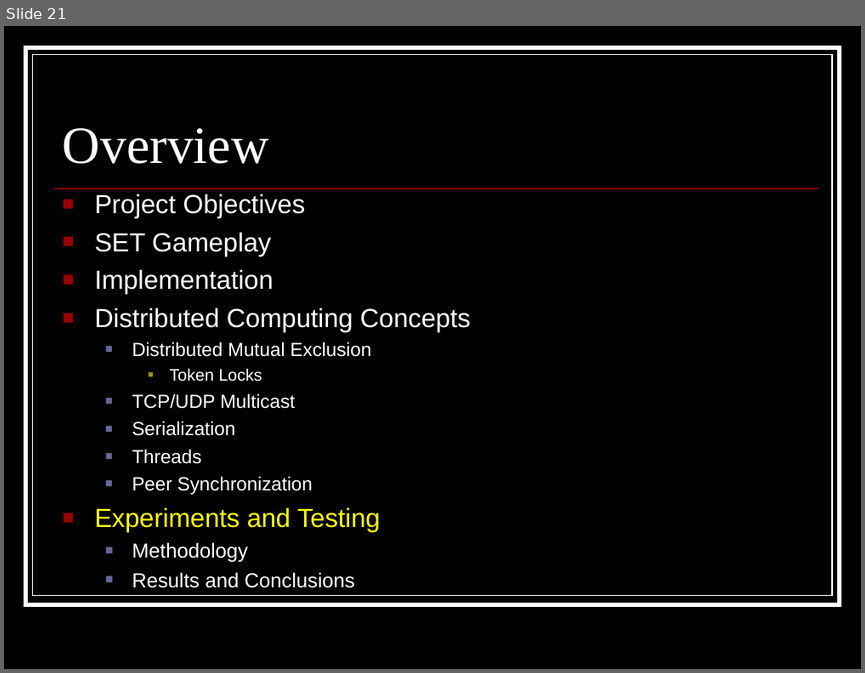
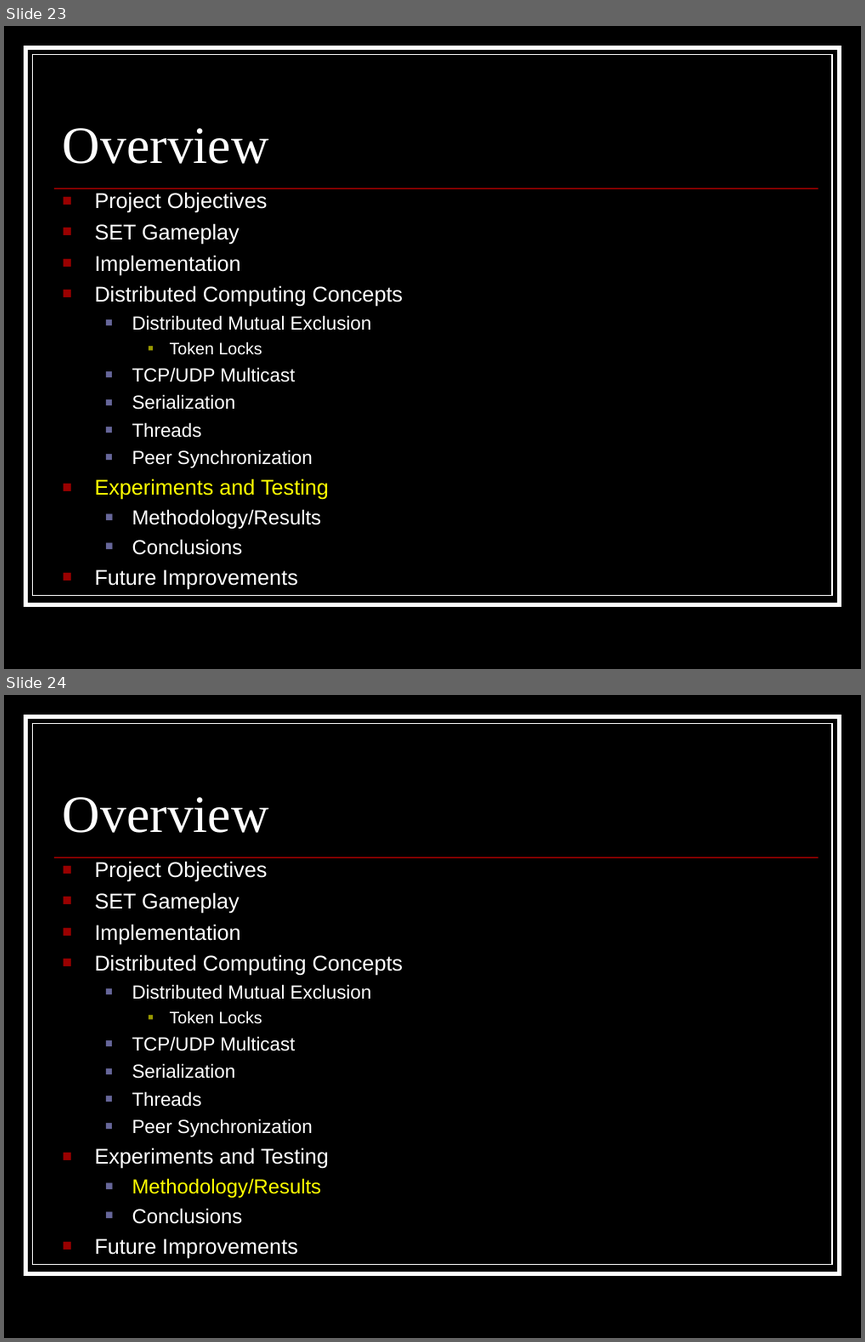
Before and after one commit to appleguru/p2pset, a slide deck: Other Documents/Final Presentation.ppt. Shown one above the other, each under a label of ours: slide 21 before the commit, slides 23 and 24 after it. The pictures are 865x673 and 865x1342 pixels, drawn with LibreOffice and Linux fonts; fonts in the diff are those of the drawing. Boxes give left, top, right and bottom in pixels: in the first picture for what was removed or moved away, otherwise in the second. Text is boxed around its words. In the diff, an @@ line names an element or a change of style, - is before the commit and + after.

```diff
--- a/Other Documents/Final Presentation.ppt
+++ b/Other Documents/Final Presentation.ppt
@@ slide 24 added at (4,695,861,1338), background #000000; not listed: 3 template elements that a slide beside it also shows @@
@@ title added at (63,797,269,833), 44 pt, text #FFFFFF @@
+Overview
@@ text added at (95,861,403,1259), 18 pt, text #FFFFFF @@
+■ Project Objectives
+■ SET Gameplay
+■ Implementation
+■ Distributed Computing Concepts
+  ■ Distributed Mutual Exclusion
+    ■ Token Locks
+  ■ TCP/UDP Multicast
+  ■ Serialization
+  ■ Threads
+  ■ Peer Synchronization
+■ Experiments and Testing
+  ■ Methodology/Results
+  ■ Conclusions
+■ Future Improvements
@@ what was slide 21 is now slide 23 @@
@@ slide 23 changed as well @@
@@ text at (95,192,403,499): size 22 to 18 pt in "Project Objectives", "SET Gameplay", "Implementation", "Distributed Computing Concepts" and 1 more places; less space between paragraphs @@
@@ text at (95,509,321,590): text changed @@
-  ■ Methodology
-  ■ Results and Conclusions
+  ■ Methodology/Results
+  ■ Conclusions
+■ Future Improvements
```
Also in this commit, not shown: 16 other slides changed, 9 other slides added, 2 slides removed.
